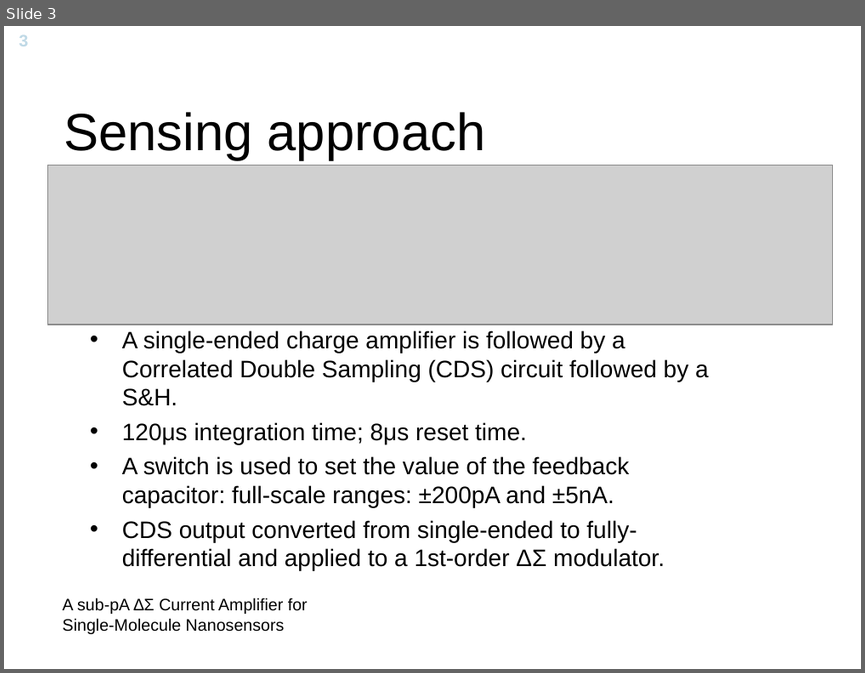
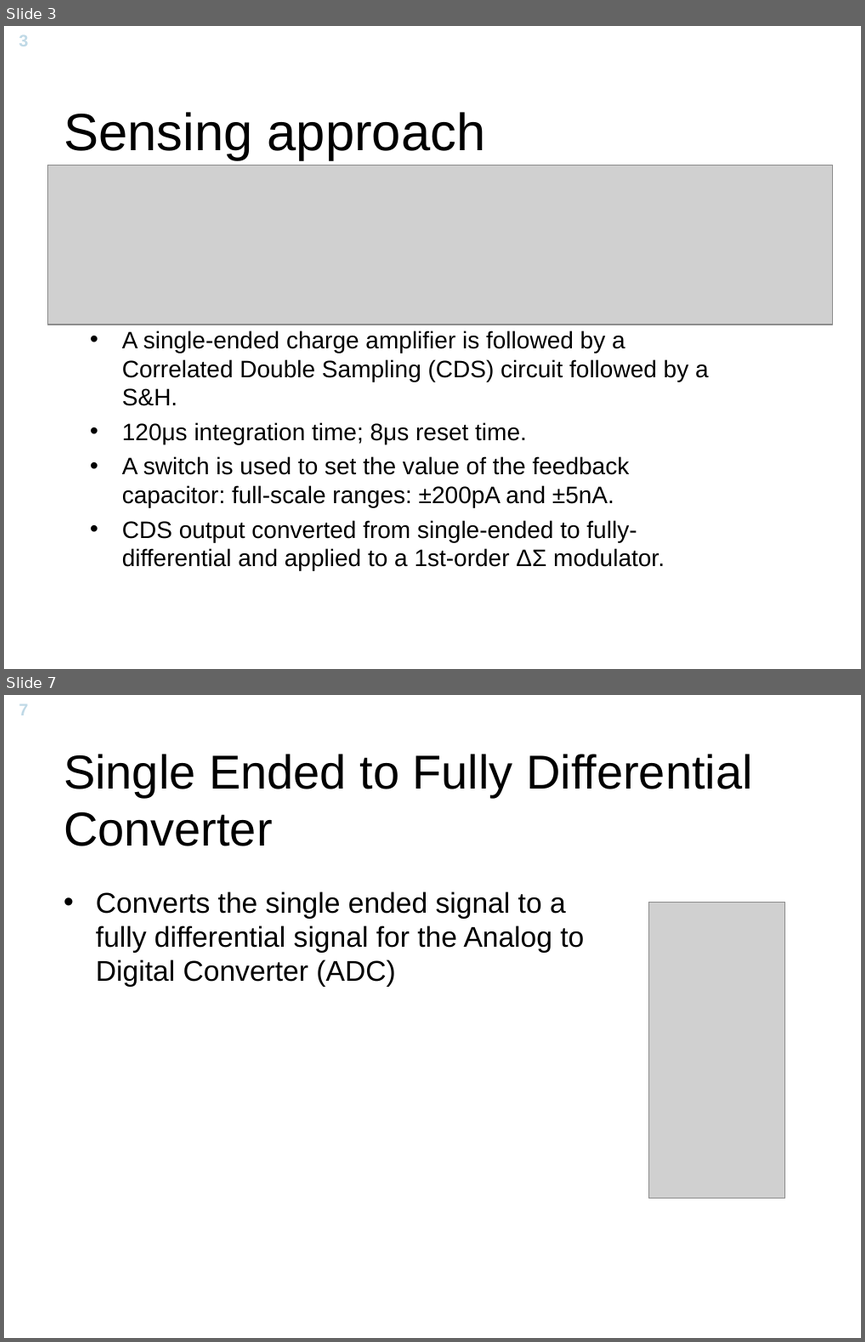
Before and after one commit to Yuav/solcelle, a slide deck: A Sub-pA delta-sigma Current Amplifier for Single-Molecule Nanosesnsors.ppt. Shown one above the other, each under a label of ours: slide 3 before the commit, slides 3 and 7 after it; the slides between them are not shown. The pictures are 865x673 and 865x1342 pixels, drawn with LibreOffice and Linux fonts; fonts in the diff are those of the drawing; grey boxes stand for pictures; background and template pictures are left out. Boxes give left, top, right and bottom in pixels: in the first picture for what was removed or moved away, otherwise in the second. Text is boxed around its words. In the diff, an @@ line names an element or a change of style, - is before the commit and + after.

```diff
--- a/A Sub-pA delta-sigma Current Amplifier for Single-Molecule Nanosesnsors.ppt
+++ b/A Sub-pA delta-sigma Current Amplifier for Single-Molecule Nanosesnsors.ppt
@@ slide 7 added at [4, 695, 861, 1338], background picture (left out); not listed: 1 template element that a slide beside it also shows @@
@@ title added at [64, 754, 752, 846], 40 pt, text #000000 @@
+Single Ended to Fully Differential Converter
@@ text added at [96, 891, 584, 987], 24 pt, text #000000 @@
+• Converts the single ended signal to a fully differential signal for the Analog to Digital Converter (ADC)
@@ picture added at [648, 902, 784, 1198] @@
@@ slide 3 changed as well @@
@@ text removed at [63, 597, 307, 634] @@
-A sub-pA ∆Σ Current Amplifier for Single-Molecule Nanosensors
```
Also in this commit, not shown: 4 other slides changed, 3 other slides added, 1 slide removed, 3 other files.
